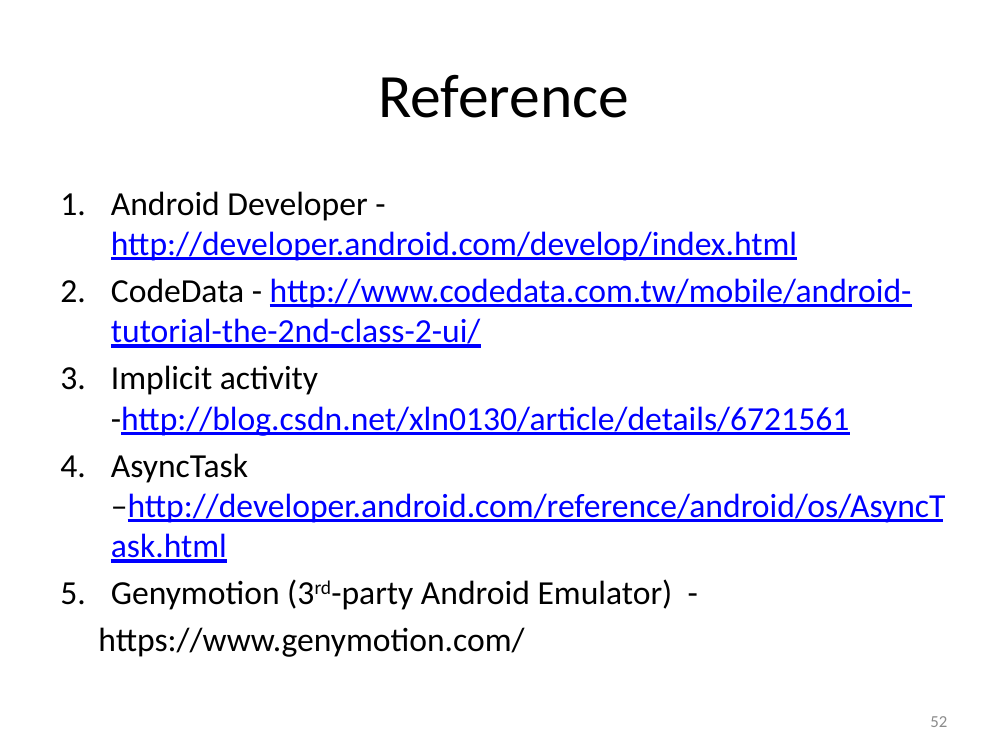
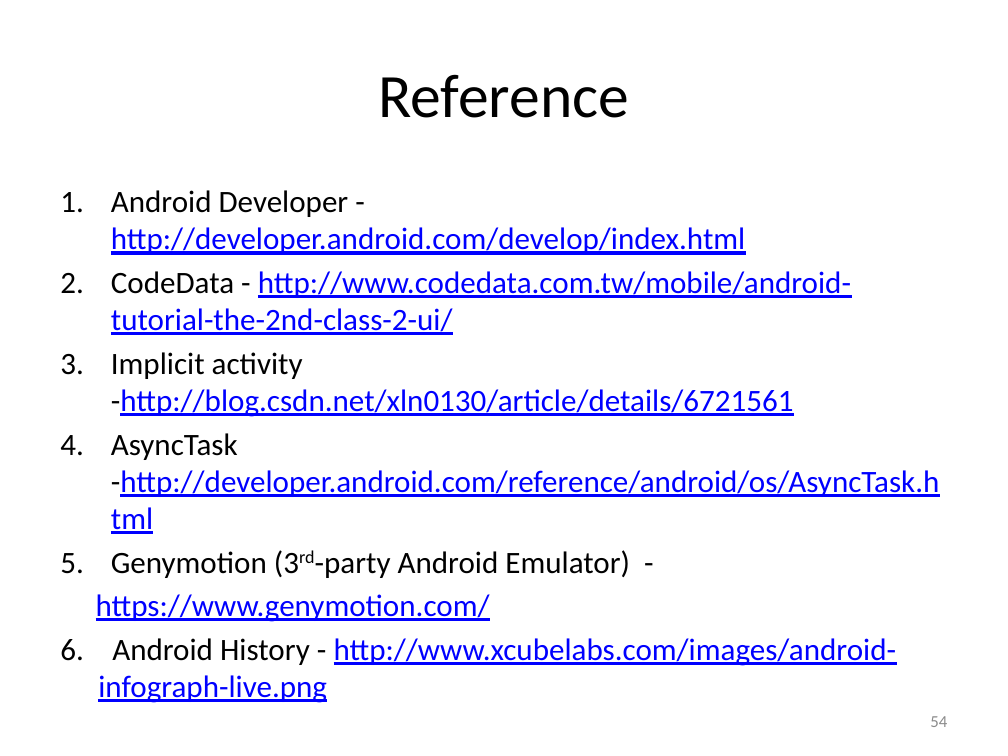
Before and after one commit to hs9021401/FIT_Android, a slide deck: slide 54 of The introduction of Android.pptx (slide 52 before the commit). Drawn at 1008x756 pixels with LibreOffice and Linux fonts; fonts in the diff are those of the drawing. Boxes give left, top, right and bottom in pixels: in the first picture for what was removed or moved away, otherwise in the second. Text is boxed around its words. In the diff, an @@ line names an element or a change of style, - is before the commit and + after.

```diff
--- a/The introduction of Android.pptx
+++ b/The introduction of Android.pptx
@@ text at (96,190,851,622): size 24 to 22.2 pt in "Android Developer - http://developer.android.com/develop/ind ...", "CodeData - http://www.codedata.com.tw/mobile/android-tutoria ...", "Implicit activity -http://blog.csdn.net/xln0130/article/deta ...", "Genymotion (3rd-party Android Emulator) -" and 1 more places; text colour #000000 to #0000FF, underline on in "https://www.genymotion.com/" @@
@@ text at (111,433,940,497): text changed; size 24 to 22.2 pt @@
-4. AsyncTask –http://developer.android.com/reference/android/os/AsyncTask.html
+4. AsyncTask -http://developer.android.com/reference/android/os/AsyncTask.html
@@ text at (60,638,896,666): paragraph added @@
+6. Android History - http://www.xcubelabs.com/images/android-infograph-live.png
@@ page number at (930,716,947,727): text changed @@
-52
+54
```
Also in this commit, not shown: 7 other slides changed, 2 slides added.
